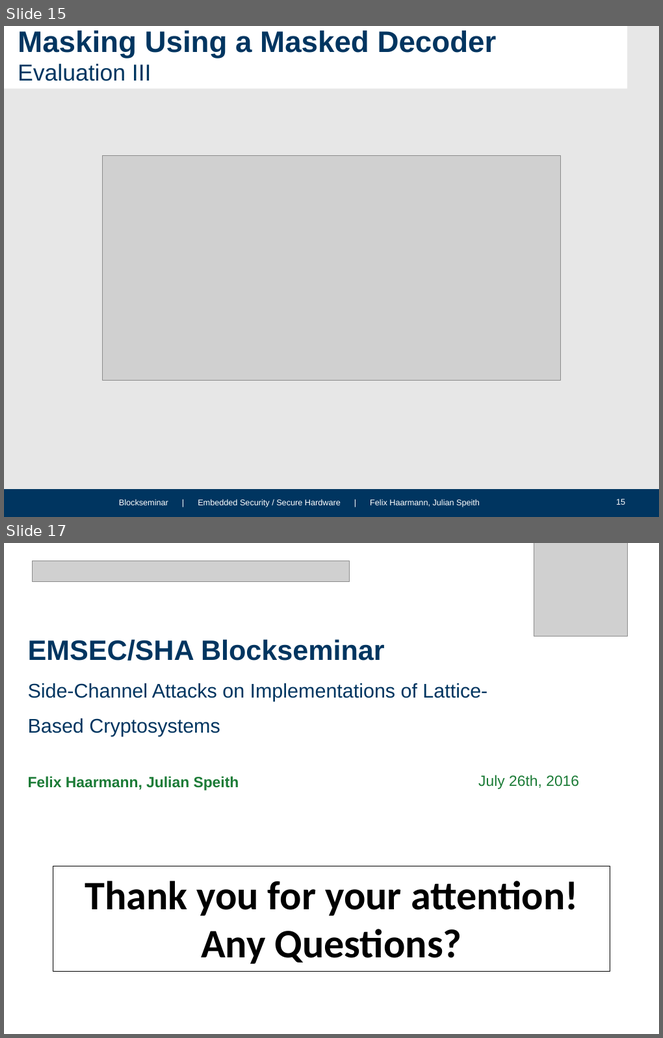
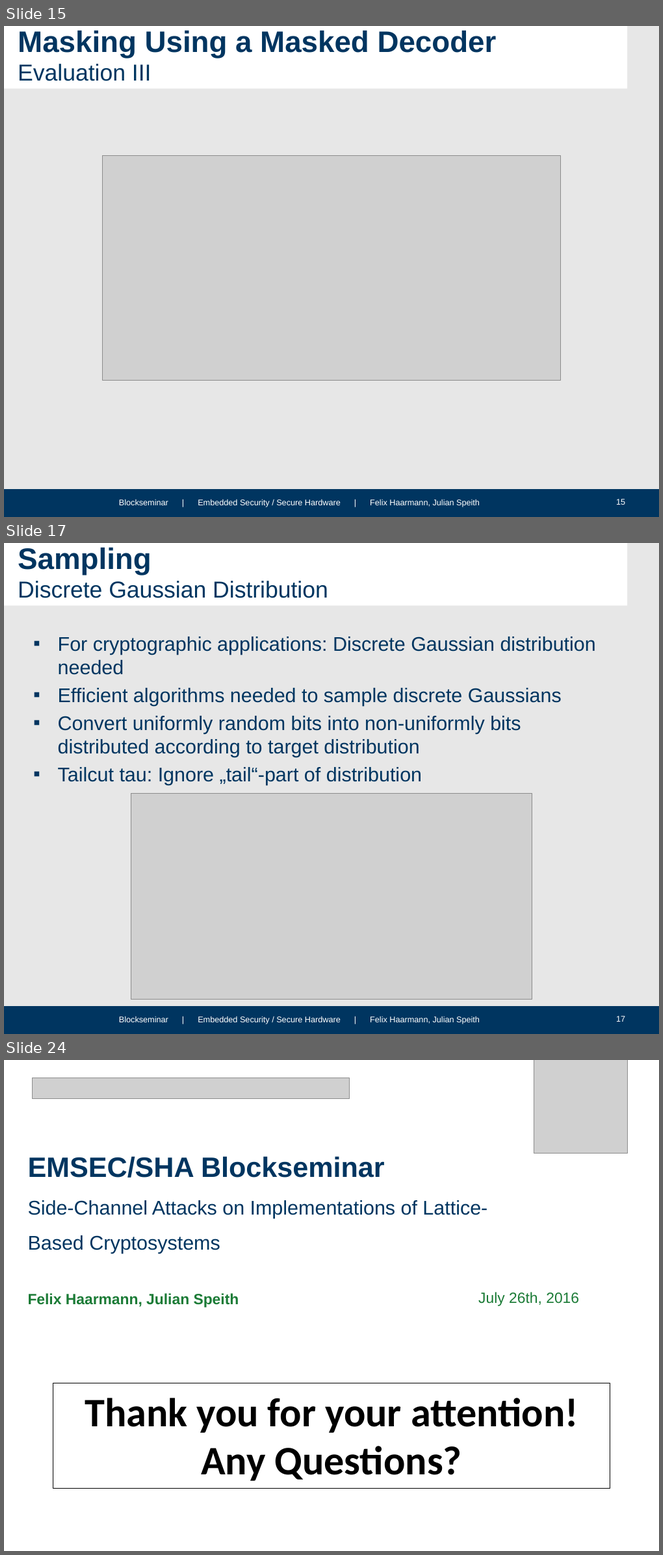
Before and after one commit to HFelixA/emsecseminar, a slide deck: presentation/Julian.pptx. Shown one above the other, each under a label of ours: slides 15 and 17 before the commit, slides 15, 17 and 24 after it; the slides between them are not shown. The pictures are 663x1038 and 663x1555 pixels, drawn with LibreOffice and Linux fonts; fonts in the diff are those of the drawing; grey boxes stand for pictures; background and template pictures are left out. Boxes give left, top, right and bottom in pixels: in the first picture for what was removed or moved away, otherwise in the second. Text is boxed around its words. In the diff, an @@ line names an element or a change of style, - is before the commit and + after.

```diff
--- a/presentation/Julian.pptx
+++ b/presentation/Julian.pptx
@@ slide 17 added at [4,543,659,1034], background #E7E7E7; not listed: 4 template elements that a slide beside it also shows @@
@@ title added at [18,548,328,598], 28 pt, text #003560 @@
+Sampling
+Discrete Gaussian Distribution
@@ text added at [58,637,596,785], 24 pt, text #003560 @@
+▪ For cryptographic applications: Discrete Gaussian distribution needed
+▪ Efficient algorithms needed to sample discrete Gaussians
+▪ Convert uniformly random bits into non-uniformly bits distributed according to target distribution
+▪ Tailcut tau: Ignore „tail“-part of distribution
@@ picture added at [131,793,532,999] @@
@@ what was slide 17 is now slide 24 @@
```
Also in this commit, not shown: 2 slides changed, 6 other slides added, 1 other file.
